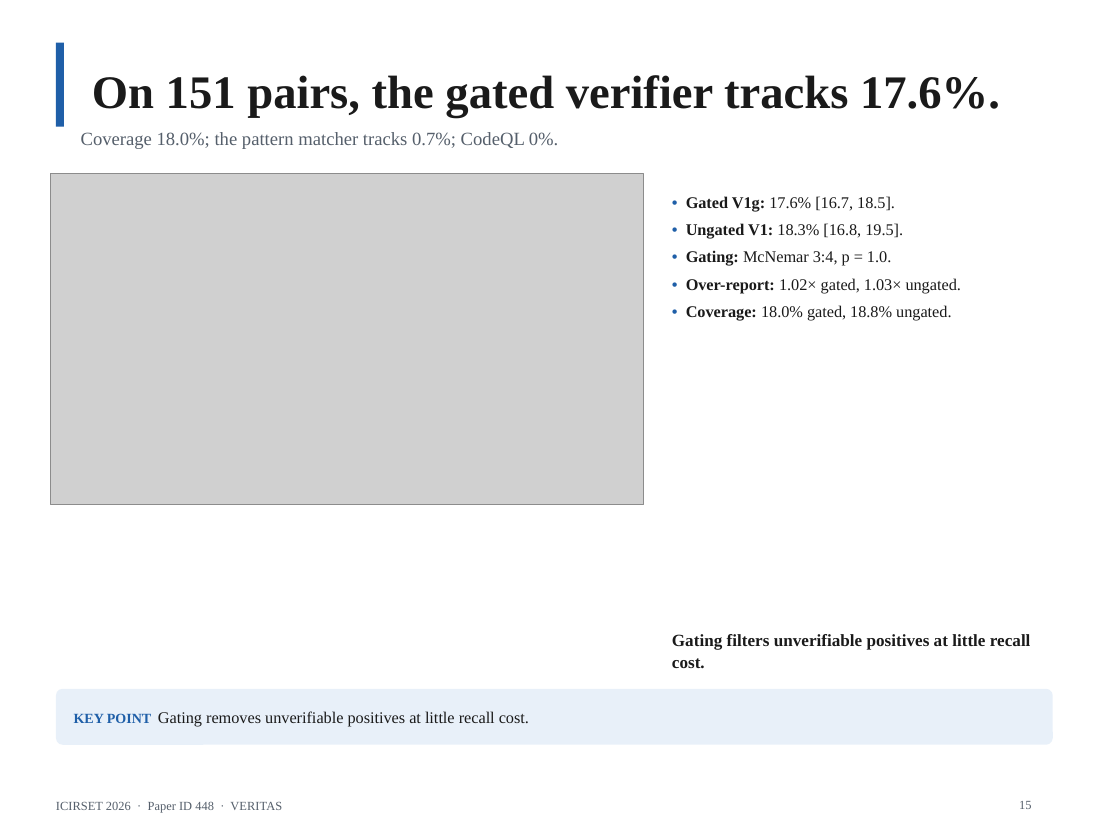
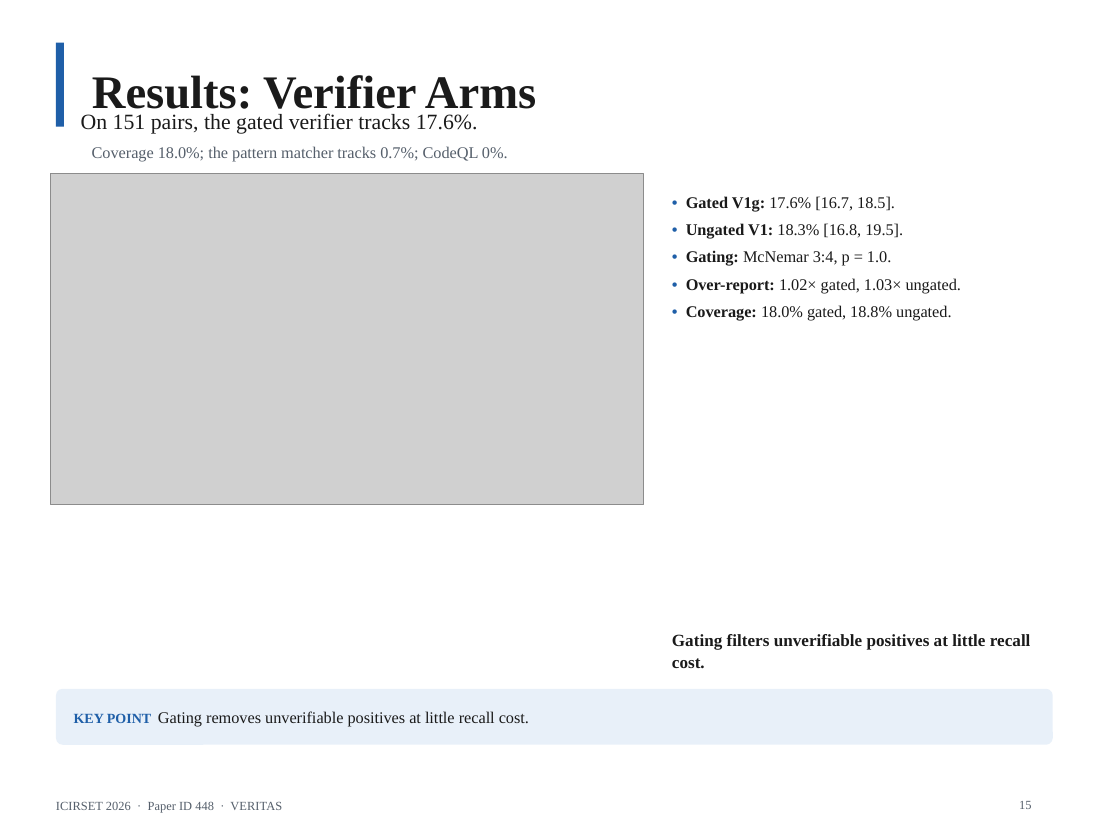
Before and after one commit to AmonWasHere/Proto, a slide deck: slide 15 of paper/ICIRSET-26_VERITAS_Presentation.pptx. Drawn at 1120x840 pixels with LibreOffice and Linux fonts; fonts in the diff are those of the drawing; grey boxes stand for pictures. Boxes give left, top, right and bottom in pixels: in the first picture for what was removed or moved away, otherwise in the second. Text is boxed around its words. In the diff, an @@ line names an element or a change of style, - is before the commit and + after.

Commit message:
Rework slides with section titles matching TOC

```diff
--- a/paper/ICIRSET-26_VERITAS_Presentation.pptx
+++ b/paper/ICIRSET-26_VERITAS_Presentation.pptx
@@ title at bbox=[92, 75, 536, 118]: text changed @@
-On 151 pairs, the gated verifier tracks 17.6%.
+Results: Verifier Arms
@@ text added at bbox=[81, 113, 478, 134], 14 pt, text #1A1A1A @@
+On 151 pairs, the gated verifier tracks 17.6%.
@@ text "Coverage 18.0%; the pattern matcher ...": place and size @@
-text "Coverage 18.0%; the pattern matcher ..." at bbox=[81, 132, 559, 149]
+text "Coverage 18.0%; the pattern matcher ..." at bbox=[92, 146, 508, 162]
@@ text "Coverage 18.0%; the pattern matcher ..." at bbox=[92, 146, 508, 162]: size 12 to 10.5 pt; line spacing 1.05 to 1 @@
```
Also in this commit, not shown: 15 other slides changed, 1 other file.
